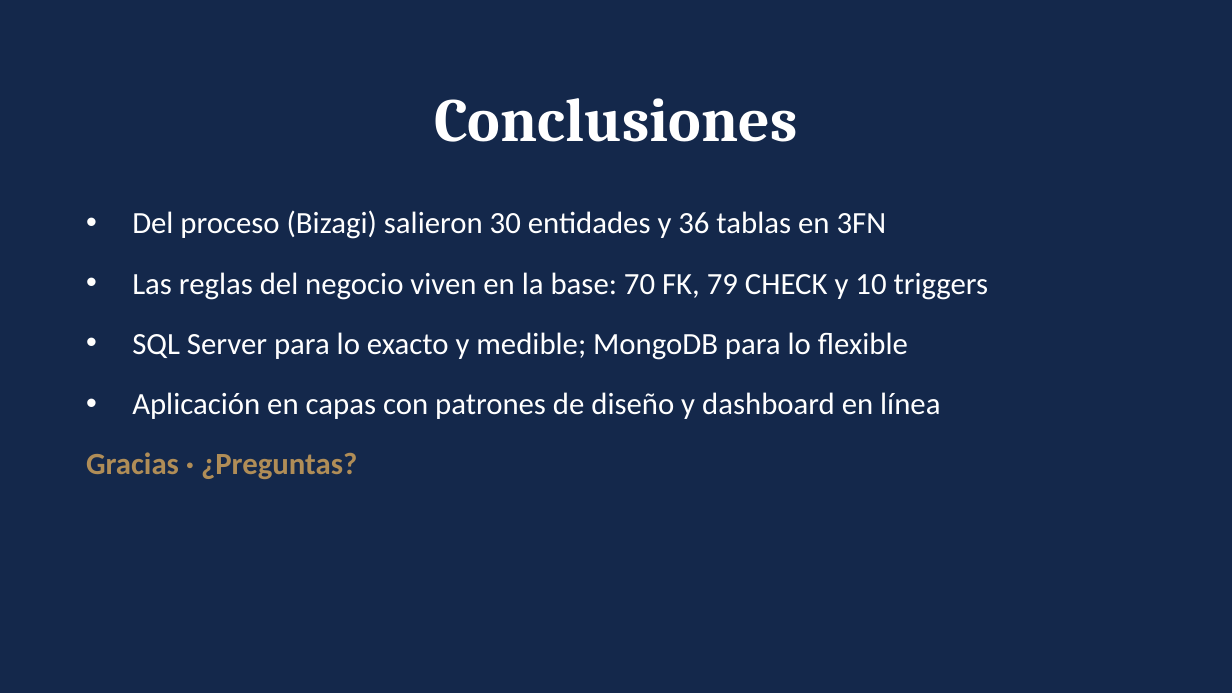
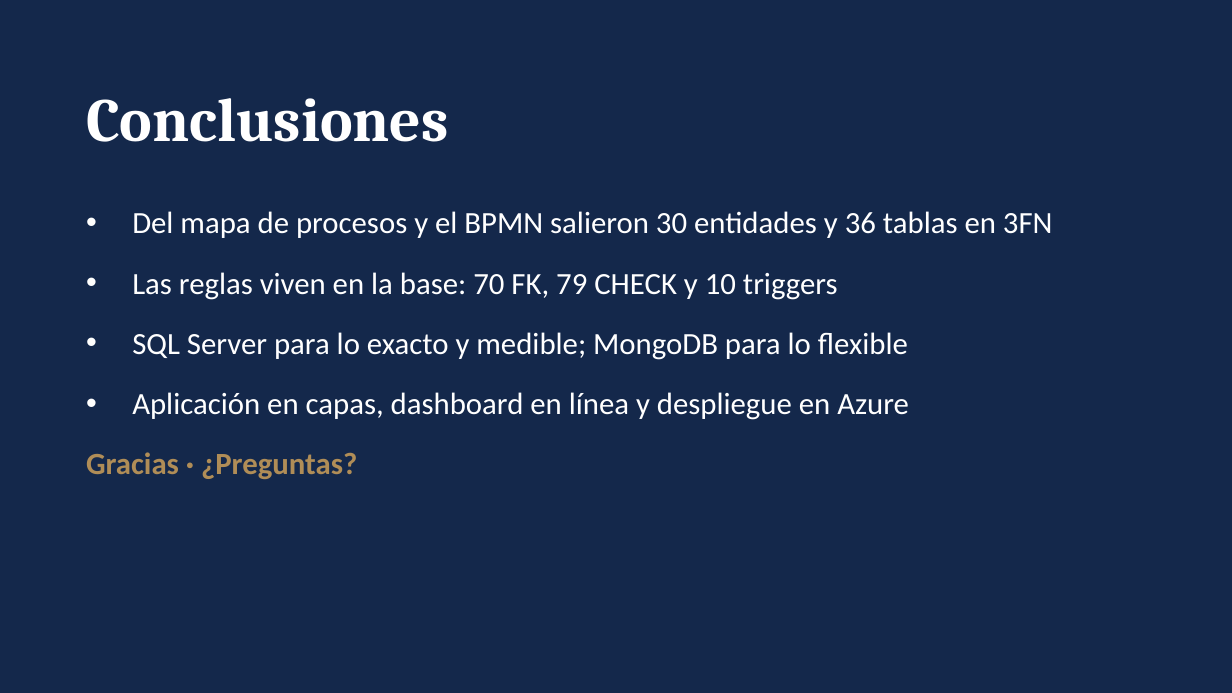
Before and after one commit to alexandra585/Proyecto_Estudio_Juridico, a slide deck: slide 19 of 4_Informe/Presentacion_Sustentacion_Magallanes_Montero.pptx (slide 15 before the commit). Drawn at 1232x693 pixels with LibreOffice and Linux fonts; fonts in the diff are those of the drawing. Boxes give left, top, right and bottom in pixels: in the first picture for what was removed or moved away, otherwise in the second. Text is boxed around its words. In the diff, an @@ line names an element or a change of style, - is before the commit and + after.

```diff
--- a/4_Informe/Presentacion_Sustentacion_Magallanes_Montero.pptx
+++ b/4_Informe/Presentacion_Sustentacion_Magallanes_Montero.pptx
@@ title "Conclusiones" at bbox=[86, 98, 449, 142]: alignment centre to left @@
@@ text at bbox=[132, 211, 1053, 300]: text changed @@
-• Del proceso (Bizagi) salieron 30 entidades y 36 tablas en 3FN
-• Las reglas del negocio viven en la base: 70 FK, 79 CHECK y 10 triggers
+• Del mapa de procesos y el BPMN salieron 30 entidades y 36 tablas en 3FN
+• Las reglas viven en la base: 70 FK, 79 CHECK y 10 triggers
@@ text at bbox=[132, 392, 909, 420]: text changed @@
-• Aplicación en capas con patrones de diseño y dashboard en línea
+• Aplicación en capas, dashboard en línea y despliegue en Azure
```
Also in this commit, not shown: 5 other slides changed, 13 slides added, 9 slides removed, 1 other file.
